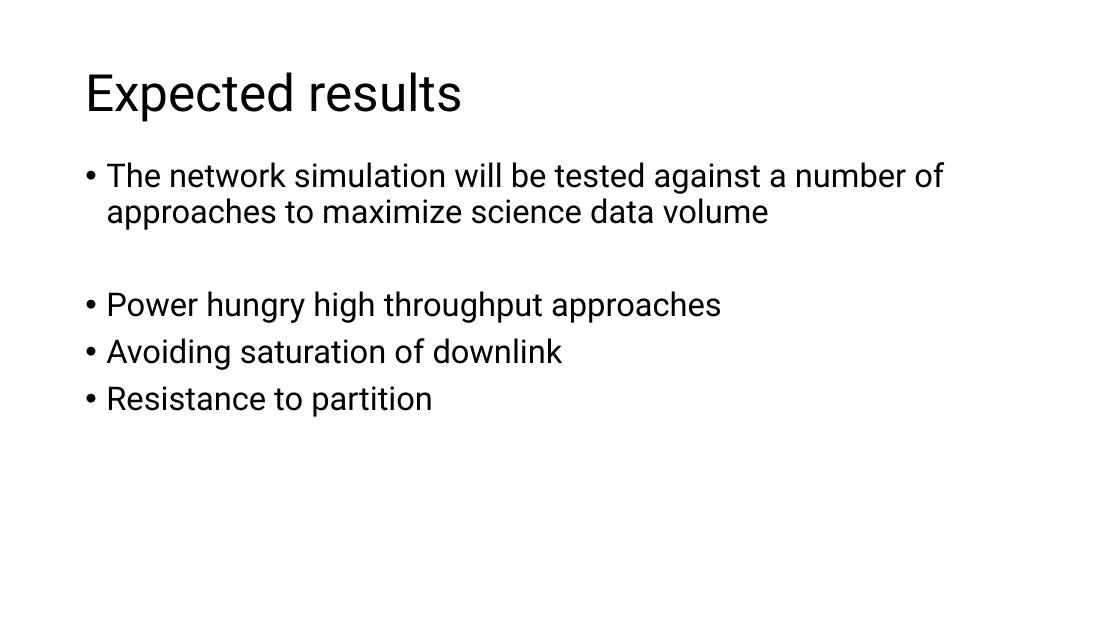
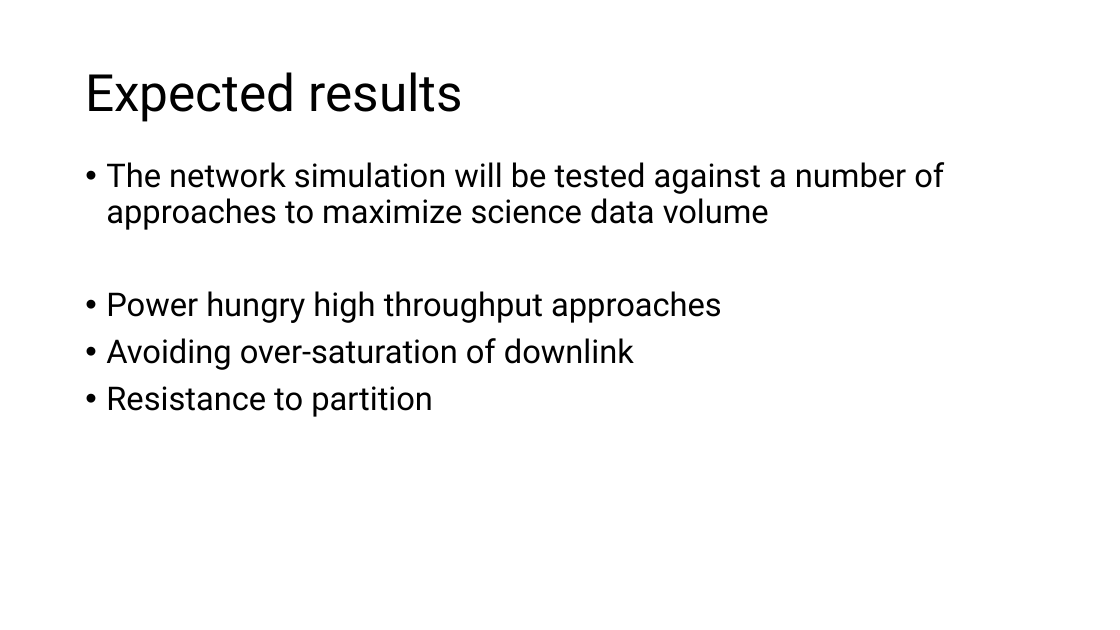
Before and after one commit to StarStuffSteve/masters-research-project, a slide deck: slide 10 of Proposal/Revised Research Proposal - Draft.pptx. Drawn at 1120x630 pixels with LibreOffice and Linux fonts; fonts in the diff are those of the drawing; background and template pictures are left out. Boxes give left, top, right and bottom in pixels: in the first picture for what was removed or moved away, otherwise in the second. Text is boxed around its words. In the diff, an @@ line names an element or a change of style, - is before the commit and + after.

Commit message:
Slight updates before

```diff
--- a/Proposal/Revised Research Proposal - Draft.pptx
+++ b/Proposal/Revised Research Proposal - Draft.pptx
@@ text at (x1=106, y1=338, x2=634, y2=370): text changed @@
-• Avoiding saturation of downlink
+• Avoiding over-saturation of downlink
```
